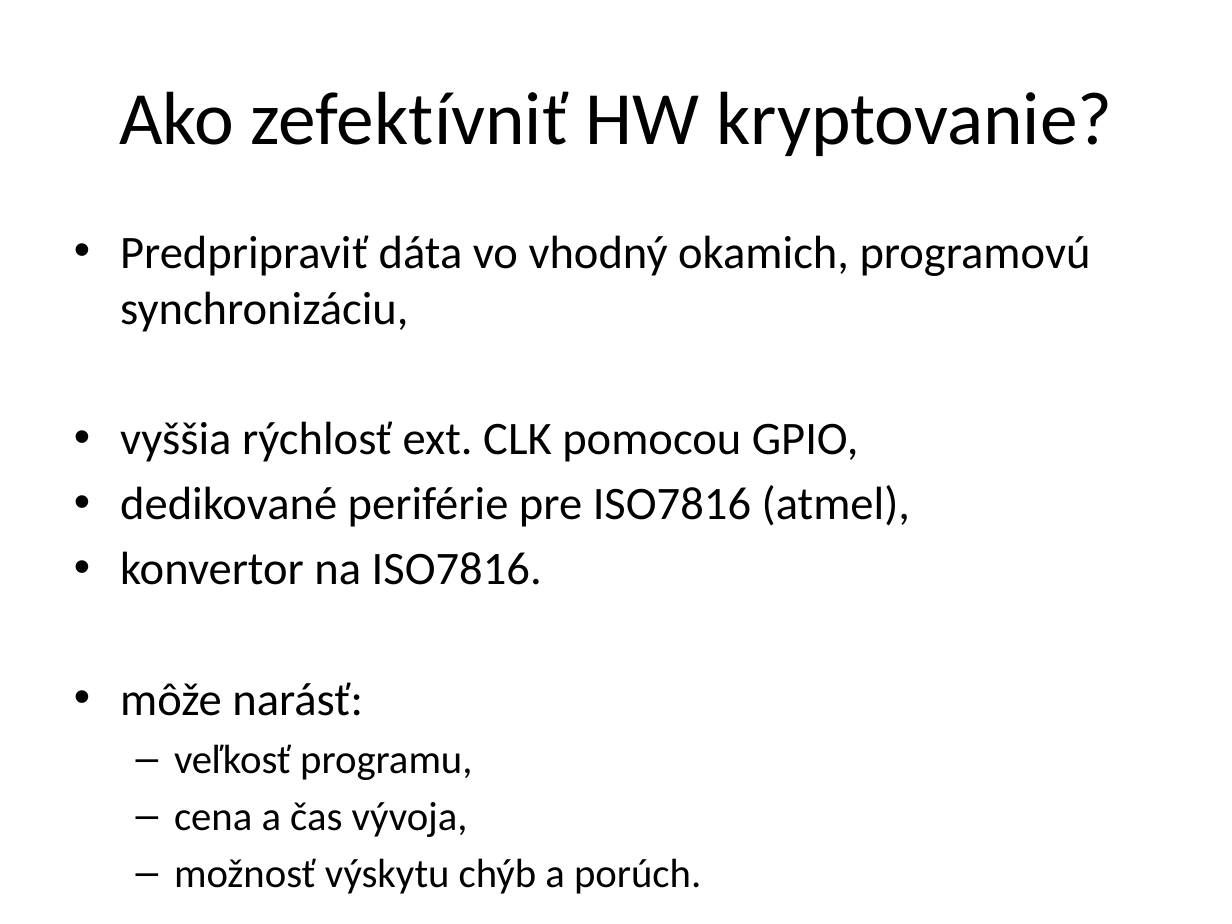
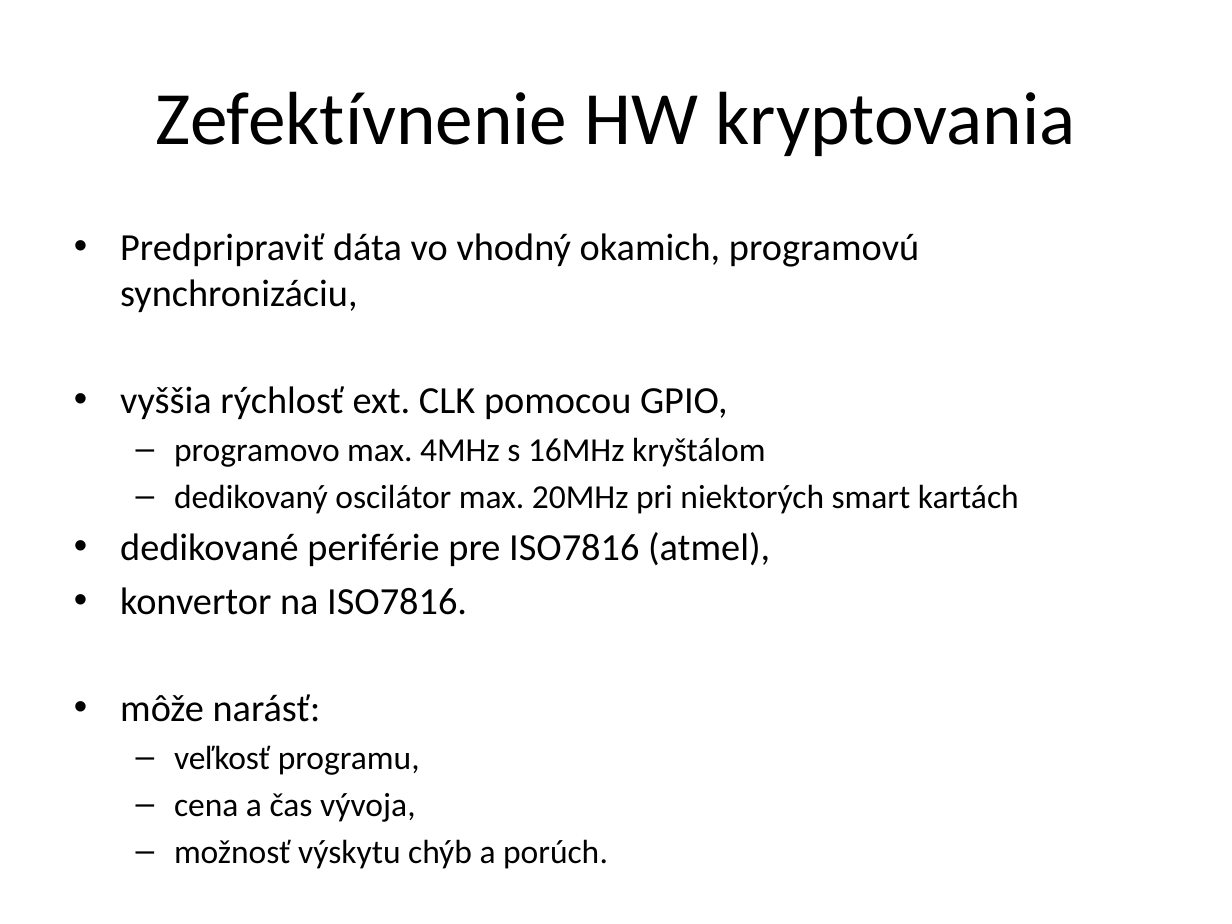
Before and after one commit to javacard-FOSS-applets/nrf6310-pca10007, a slide deck: slide 33 of Obhajoba/xdoubravsky_dp.pptx. Drawn at 1232x924 pixels with LibreOffice and Linux fonts; fonts in the diff are those of the drawing. Boxes give left, top, right and bottom in pixels: in the first picture for what was removed or moved away, otherwise in the second. Text is boxed around its words. In the diff, an @@ line names an element or a change of style, - is before the commit and + after.

```diff
--- a/Obhajoba/xdoubravsky_dp.pptx
+++ b/Obhajoba/xdoubravsky_dp.pptx
@@ title at [156, 91, 1076, 156]: text changed @@
-Ako zefektívniť HW kryptovanie?
+Zefektívnenie HW kryptovania
@@ text at [120, 233, 919, 869]: size 27.2 to 22.4 pt in "Predpripraviť dáta vo vhodný okamich, programovú synchronizá ...", "vyššia rýchlosť ext. CLK pomocou GPIO,", "dedikované periférie pre ISO7816 (atmel),", "konvertor na ISO7816." and 1 more places; size 23.8 to 19.6 pt in "veľkosť programu,", "cena a čas vývoja,", "možnosť výskytu chýb a porúch." @@
@@ text at [174, 437, 1019, 514]: paragraphs added @@
+  – programovo max. 4MHz s 16MHz kryštálom
+  – dedikovaný oscilátor max. 20MHz pri niektorých smart kartách
```
Also in this commit, not shown: 10 other slides changed.
